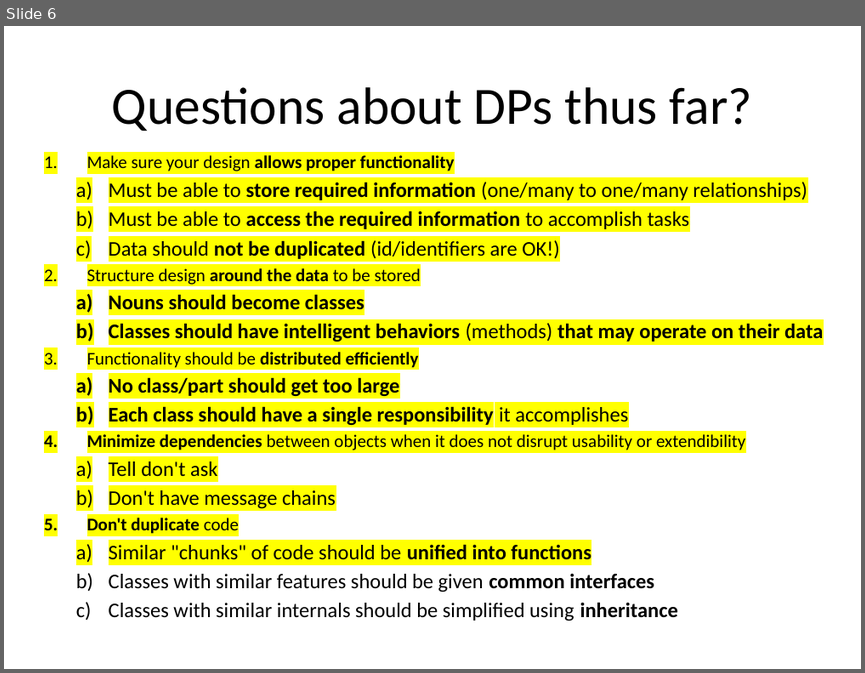
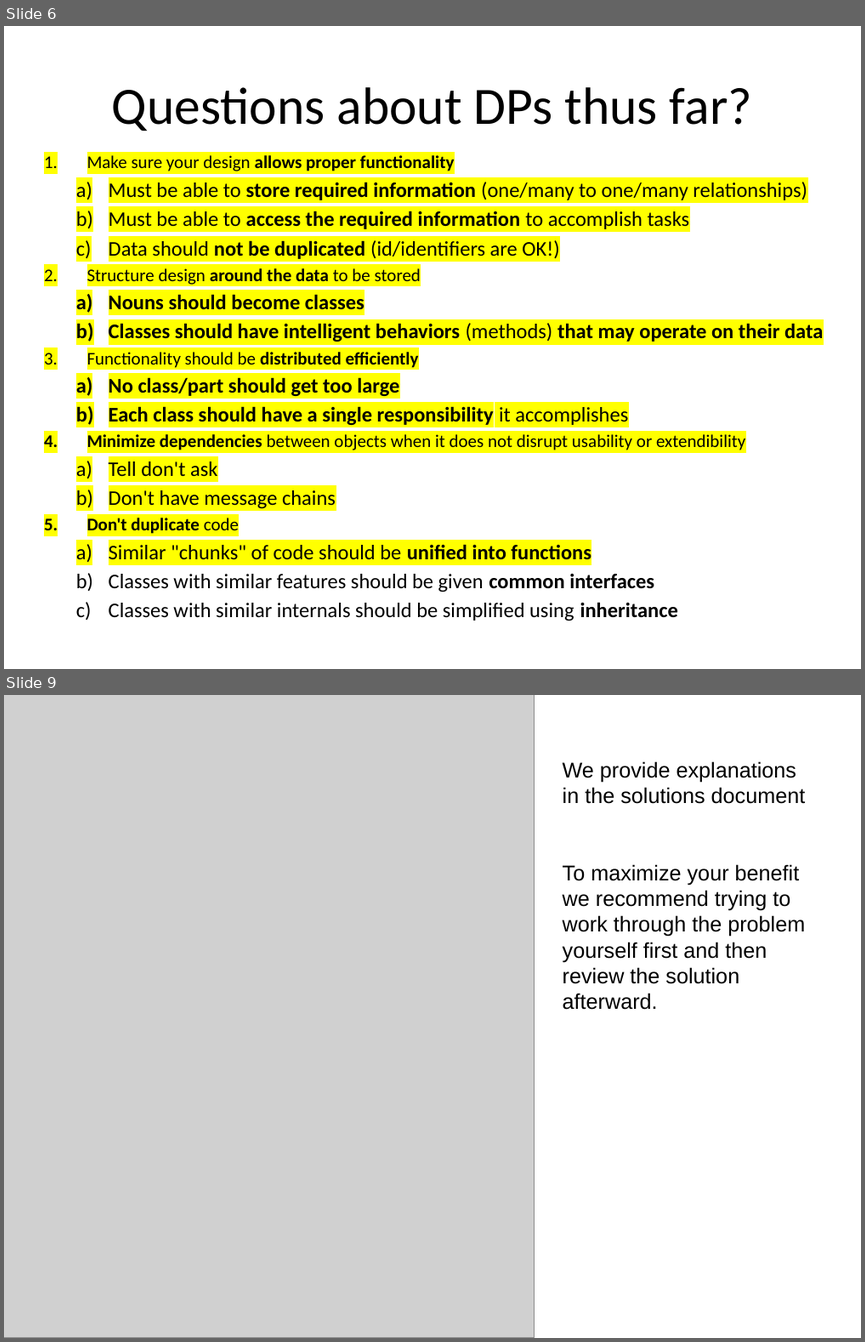
Before and after one commit to RHIT-CSSE/csse220, a slide deck: ClassMaterials/IntroToUnitTesting/Slides/Part1-DP-Review.pptx. Shown one above the other, each under a label of ours: slide 6 before the commit, slides 6 and 9 after it; the slides between them are not shown. The pictures are 865x673 and 865x1342 pixels, drawn with LibreOffice and Linux fonts; fonts in the diff are those of the drawing; grey boxes stand for pictures. Boxes give left, top, right and bottom in pixels: in the first picture for what was removed or moved away, otherwise in the second. Text is boxed around its words. In the diff, an @@ line names an element or a change of style, - is before the commit and + after.

Commit message:
updating various slides and fixing exception project setup for a single solution project

```diff
--- a/ClassMaterials/IntroToUnitTesting/Slides/Part1-DP-Review.pptx
+++ b/ClassMaterials/IntroToUnitTesting/Slides/Part1-DP-Review.pptx
@@ slide 9 added at <box>4,695,861,1338</box>, background #FFFFFF @@
@@ picture added at <box>4,695,534,1338</box> @@
@@ text added at <box>562,761,806,1009</box>, 18 pt, text #000000 @@
+We provide explanations
+in the solutions document
+To maximize your benefit we recommend trying to work through the problem yourself first and then review the solution afterward.
```
Also in this commit, not shown: 1 slide changed, 2 other slides added, 16 other files.
